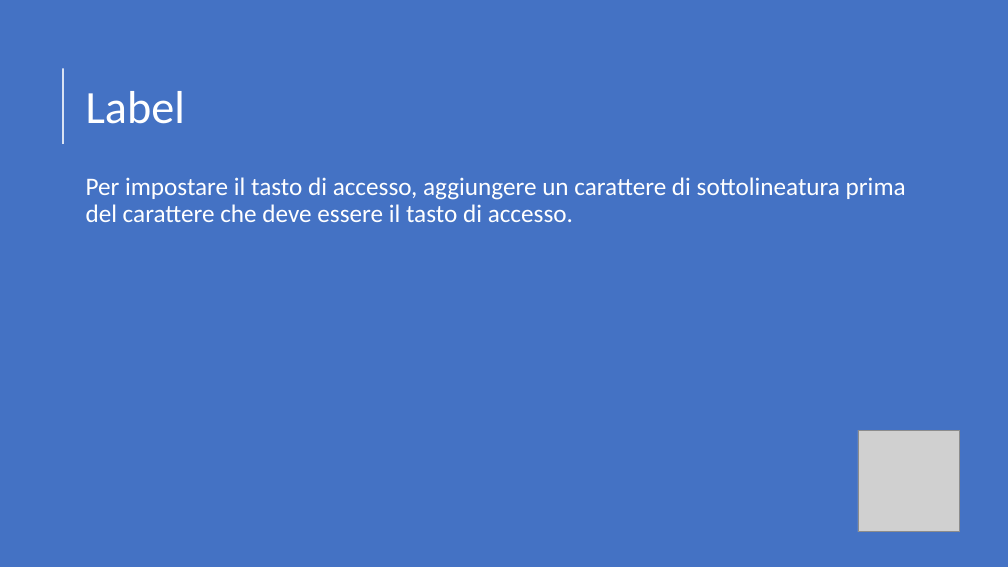
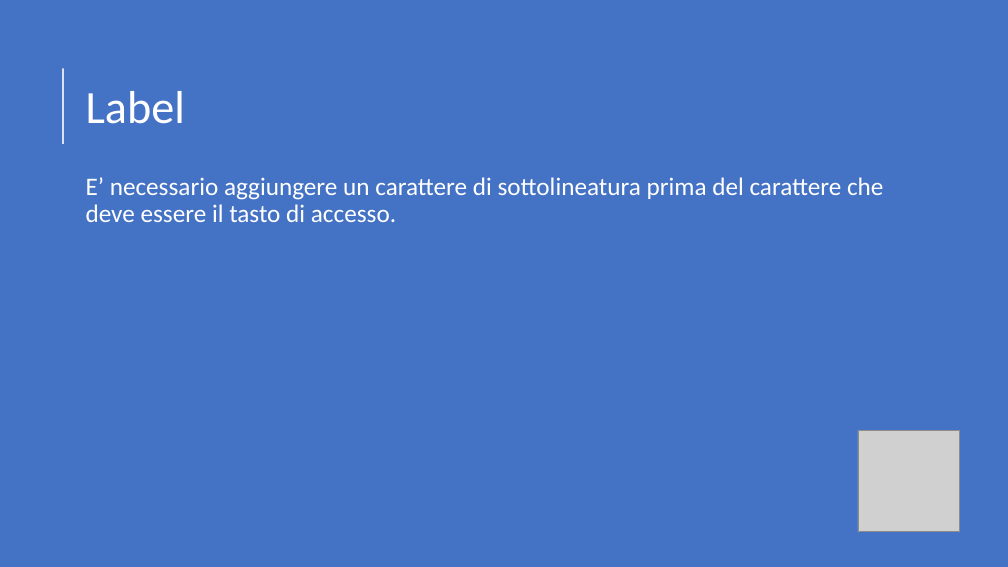
Before and after one commit to danieleromanazzi/wpf-tutorial, a slide deck: slide 39 of wpf-tutorial.pptx (slide 33 before the commit). Drawn at 1008x567 pixels with LibreOffice and Linux fonts; fonts in the diff are those of the drawing; grey boxes stand for pictures. Boxes give left, top, right and bottom in pixels: in the first picture for what was removed or moved away, otherwise in the second. Text is boxed around its words. In the diff, an @@ line names an element or a change of style, - is before the commit and + after.

```diff
--- a/wpf-tutorial.pptx
+++ b/wpf-tutorial.pptx
@@ text at (x1=86, y1=177, x2=883, y2=222): text changed @@
-Per impostare il tasto di accesso, aggiungere un carattere di sottolineatura prima del carattere che deve essere il tasto di accesso.
+E’ necessario aggiungere un carattere di sottolineatura prima del carattere che deve essere il tasto di accesso.
```
Also in this commit, not shown: 9 other slides changed, 11 slides added, 1 slide removed, 20 other files.
